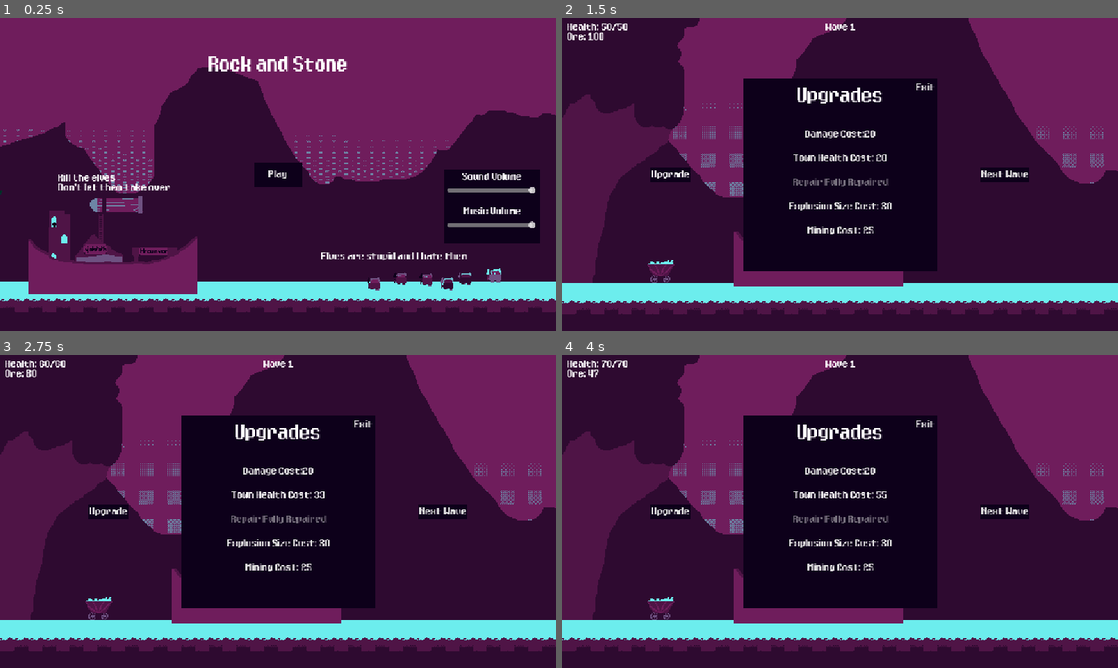
Above: before the commit, frames 1-4 (two rows, left to right).
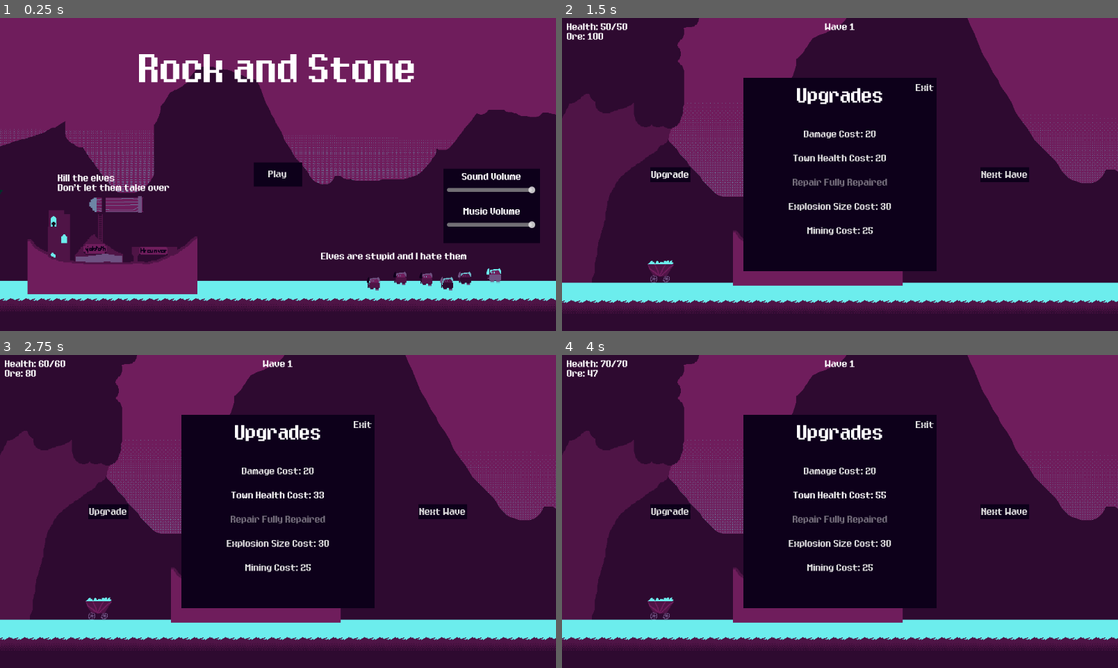
Above: after the commit, the same moments.

Repository: Lucas-Code27/rock-and-stone
Game: Godot game, scene res://Menus/Main_Menu.tscn
Two runs of this game, one before a commit and one after it. Both use one fixed random seed, a clock stepped at 60 frames per second and the inputs below.
Inputs:
- Up to frame 1 (0.25 s): no input
- Up to frame 2 (1.5 s): click "Play" at 0.5 s; click "Upgrade" at 1.25 s
- Up to frame 3 (2.75 s): click "Town Health Cost: 20" at 2 s
- Up to frame 4 (4 s): click "Town Health Cost: 33" at 2.75 s; click "Town Health Cost: 55" at 3.5 s

The runs differ from the first frame. In frame 1, 6.4% of the frame differs, in the area x 0-100%, y 11-94%; in frame 2, 4.6%; in frame 3, 4.6%; in frame 4, 4.6%.

Commit message:
Final Push

Diff:
--- a/Cannon/Cannon.tscn
+++ b/Cannon/Cannon.tscn
@@ -1,13 +1,12 @@
 [gd_scene load_steps=5 format=3 uid="uid://d060bcug1qftm"]
 
-[ext_resource type="Script" path="res://Cannon/cannon.gd" id="1_av6gh"]
+[ext_resource type="Script" uid="uid://bs8ngmo763dj" path="res://Cannon/cannon.gd" id="1_av6gh"]
 [ext_resource type="Texture2D" uid="uid://ce5dc1afb31ac" path="res://Assets/Town/cannon.png" id="1_p7l2n"]
 [ext_resource type="AudioStream" uid="uid://q2wtiy6w1dfm" path="res://Assets/Sounds/click.wav" id="3_3s4hi"]
 [ext_resource type="AudioStream" uid="uid://bt2jdsruhyr33" path="res://Assets/Sounds/explosion(4).wav" id="4_2i8si"]
 
 [node name="Cannon" type="Sprite2D"]
 texture_filter = 1
-position = Vector2(-48, -8)
 texture = ExtResource("1_p7l2n")
 offset = Vector2(41, 1)
 script = ExtResource("1_av6gh")
--- a/Cannon/CannonBall.tscn
+++ b/Cannon/CannonBall.tscn
@@ -1,14 +1,14 @@
-[gd_scene load_steps=3 format=3 uid="uid://c86racshim14b"]
+[gd_scene load_steps=4 format=3 uid="uid://c86racshim14b"]
 
-[ext_resource type="Script" path="res://Cannon/cannon_ball.gd" id="1_8lx45"]
+[ext_resource type="Script" uid="uid://dckp5v7b7vgr6" path="res://Cannon/cannon_ball.gd" id="1_8lx45"]
 [ext_resource type="Texture2D" uid="uid://b8oy7qg2w1r8m" path="res://Assets/Town/cannonball.png" id="2_pb3ys"]
 
-[node name="CannonBall" type="CharacterBody2D"]
-position = Vector2(-1, -1)
-collision_layer = 2
+[sub_resource type="RectangleShape2D" id="RectangleShape2D_ocupw"]
+size = Vector2(16, 16)
+
+[node name="CannonBall" type="Area2D"]
+collision_layer = 0
 collision_mask = 2
-slide_on_ceiling = false
-floor_block_on_wall = false
 script = ExtResource("1_8lx45")
 
 [node name="Sprite2D" type="Sprite2D" parent="."]
@@ -17,20 +17,13 @@
 scale = Vector2(0.5, 0.5)
 texture = ExtResource("2_pb3ys")
 
-[node name="Polygon2D" type="Polygon2D" parent="."]
-visible = false
+[node name="VisibleOnScreenNotifier2D" type="VisibleOnScreenNotifier2D" parent="."]
 position = Vector2(1, 1)
-offset = Vector2(-1, -1)
-polygon = PackedVector2Array(-7, -7, 8, -7, 8, 9, -7, 9)
+scale = Vector2(0.8, 0.8)
 
-[node name="CollisionPolygon2D" type="CollisionPolygon2D" parent="."]
-polygon = PackedVector2Array(-7, -7, 8, -7, 8, 9, -7, 9)
+[node name="CollisionShape2D" type="CollisionShape2D" parent="."]
+position = Vector2(1, 1)
+shape = SubResource("RectangleShape2D_ocupw")
 
-[node name="RayCast2D" type="RayCast2D" parent="."]
-target_position = Vector2(0, 10)
-collision_mask = 2
-hit_from_inside = true
-
-[node name="VisibleOnScreenNotifier2D" type="VisibleOnScreenNotifier2D" parent="."]
-position = Vector2(0.5, 1)
-scale = Vector2(0.75, 0.8)
+[connection signal="body_entered" from="." to="." method="_on_body_entered"]
+[connection signal="screen_exited" from="VisibleOnScreenNotifier2D" to="." method="_on_visible_on_screen_notifier_2d_screen_exited"]
--- a/Cannon/CannonExplode.tscn
+++ b/Cannon/CannonExplode.tscn
@@ -68,8 +68,8 @@
 
 [sub_resource type="AnimationLibrary" id="AnimationLibrary_2qsiu"]
 _data = {
-"RESET": SubResource("Animation_bue14"),
-"fire": SubResource("Animation_gb04v")
+&"RESET": SubResource("Animation_bue14"),
+&"fire": SubResource("Animation_gb04v")
 }
 
 [node name="CannonExplode" type="Area2D"]
@@ -107,7 +107,7 @@
 
 [node name="AnimationPlayer" type="AnimationPlayer" parent="Sprite2D"]
 libraries = {
-"": SubResource("AnimationLibrary_2qsiu")
+&"": SubResource("AnimationLibrary_2qsiu")
 }
 speed_scale = 2.0
 
--- a/Cannon/cannon.gd
+++ b/Cannon/cannon.gd
@@ -10,7 +10,7 @@
 
 var damage:int = 1
 var explodesize: int = 50
-var cooldown:float = 0.3
+var cooldown:float = 0.2
 
 # Called when the node enters the scene tree for the first time.
 func _ready() -> void:
@@ -27,14 +27,14 @@
 			fire()
 			town.ore -= 1
 			town.update_hud()
-		if Input.is_action_just_pressed("fire") and town.ore == 0 or Input.is_action_just_pressed("fire") and $cooldown.time_left > 0:
+		if Input.is_action_just_pressed("fire") and town.ore == 0:
 			$nofire.play()
 	else:
 		global_rotation = 0
 		$Marker2D/Line2D.visible = false
 
 func fire() -> void:
-	var ball_inst = ball.instantiate()
+	var ball_inst:Area2D = ball.instantiate()
 	ball_inst.global_position = $Marker2D.global_position
 	ball_inst.dir = rotation
 	ball_inst.damage = damage
--- a/Cannon/cannon_ball.gd
+++ b/Cannon/cannon_ball.gd
@@ -1,6 +1,6 @@
-extends CharacterBody2D
+extends Area2D
 
-var power: float = 100000
+var speed: float = 25
 var dir: float
 
 var damage: int
@@ -8,25 +8,20 @@
 
 var particle: PackedScene = preload("res://Cannon/CannonExplode.tscn")
 
-func _ready() -> void:
-	if global_rotation < 0:
-		global_rotation = 0
-
 # Called every frame. 'delta' is the elapsed time since the previous frame.
-func _physics_process(delta: float) -> void:
-	velocity = Vector2(power * delta,0).rotated(dir)
-	move_and_slide()
-
-	if $RayCast2D.is_colliding() == true:
-		call_deferred("particle_spawn")
-		queue_free()
-
-	if $VisibleOnScreenNotifier2D.is_on_screen() == false:
-		queue_free()
+func _physics_process(_delta: float) -> void:
+	global_position += Vector2.RIGHT.rotated(dir) * speed
 
 func particle_spawn() -> void:
-	var part_inst = particle.instantiate()
+	var part_inst:Area2D = particle.instantiate()
 	part_inst.global_position = global_position
 	part_inst.damage = damage
 	part_inst.explodesize = explodesize
 	get_parent().add_child(part_inst)
+
+func _on_body_entered(_body: Node2D) -> void:
+	call_deferred("particle_spawn")
+	queue_free()
+
+func _on_visible_on_screen_notifier_2d_screen_exited() -> void:
+	queue_free()
--- a/Enemy/Footsoldier/footsoldier.tscn
+++ b/Enemy/Footsoldier/footsoldier.tscn
@@ -1,8 +1,7 @@
-[gd_scene load_steps=7 format=3 uid="uid://3ywquf7qax8j"]
+[gd_scene load_steps=6 format=3 uid="uid://3ywquf7qax8j"]
 
 [ext_resource type="PackedScene" uid="uid://dqrqw1mmqoscf" path="res://Enemy/TestEnemy.tscn" id="1_tsgau"]
 [ext_resource type="Texture2D" uid="uid://n7w34k776s3r" path="res://Assets/Enemy/light-Sheet.png" id="2_wa5k7"]
-[ext_resource type="AudioStream" uid="uid://c0fpm487i4l8r" path="res://Assets/Sounds/hitHurt(1).wav" id="3_l60v8"]
 
 [sub_resource type="Animation" id="Animation_cp6v2"]
 length = 0.001
@@ -39,11 +38,12 @@
 
 [sub_resource type="AnimationLibrary" id="AnimationLibrary_1ksx3"]
 _data = {
-"RESET": SubResource("Animation_cp6v2"),
-"walking": SubResource("Animation_ks10d")
+&"RESET": SubResource("Animation_cp6v2"),
+&"walking": SubResource("Animation_ks10d")
 }
 
 [node name="TestEnemy" instance=ExtResource("1_tsgau")]
+metadata/acceleration = 45
 metadata/maxspeed = 210
 metadata/maxhp = 1
 metadata/recovery = 4
@@ -56,12 +56,8 @@
 
 [node name="AnimationPlayer" type="AnimationPlayer" parent="Sprite2D" index="0"]
 libraries = {
-"": SubResource("AnimationLibrary_1ksx3")
+&"": SubResource("AnimationLibrary_1ksx3")
 }
 
 [node name="CollisionShape2D" parent="." index="1"]
-position = Vector2(-2.5, 1.5)
-
-[node name="hurt" type="AudioStreamPlayer" parent="." index="2"]
-stream = ExtResource("3_l60v8")
-bus = &"Sound"
+position = Vector2(-2.5, 1.75)
--- a/Enemy/Heavy/heavy.tscn
+++ b/Enemy/Heavy/heavy.tscn
@@ -1,8 +1,7 @@
-[gd_scene load_steps=7 format=3 uid="uid://bc41w356hbl23"]
+[gd_scene load_steps=6 format=3 uid="uid://bc41w356hbl23"]
 
 [ext_resource type="PackedScene" uid="uid://dqrqw1mmqoscf" path="res://Enemy/TestEnemy.tscn" id="1_mdfuw"]
 [ext_resource type="Texture2D" uid="uid://cmu1pcmu01mrb" path="res://Assets/Enemy/Heavy-Sheet.png" id="2_axc4x"]
-[ext_resource type="AudioStream" uid="uid://c0fpm487i4l8r" path="res://Assets/Sounds/hitHurt(1).wav" id="3_o0ksw"]
 
 [sub_resource type="Animation" id="Animation_7gwno"]
 length = 0.001
@@ -39,12 +38,11 @@
 
 [sub_resource type="AnimationLibrary" id="AnimationLibrary_8e0qx"]
 _data = {
-"RESET": SubResource("Animation_7gwno"),
-"walking": SubResource("Animation_3yapj")
+&"RESET": SubResource("Animation_7gwno"),
+&"walking": SubResource("Animation_3yapj")
 }
 
 [node name="TestEnemy" instance=ExtResource("1_mdfuw")]
-metadata/acceleration = 30
 metadata/maxspeed = 160
 metadata/maxhp = 4
 metadata/recovery = 10
@@ -58,12 +56,8 @@
 
 [node name="AnimationPlayer" type="AnimationPlayer" parent="Sprite2D" index="0"]
 libraries = {
-"": SubResource("AnimationLibrary_8e0qx")
+&"": SubResource("AnimationLibrary_8e0qx")
 }
 
 [node name="CollisionShape2D" parent="." index="1"]
-position = Vector2(0, 0)
-
-[node name="hurt" type="AudioStreamPlayer" parent="." index="2"]
-stream = ExtResource("3_o0ksw")
-bus = &"Sound"
+position = Vector2(-1, 0.625)
--- a/Enemy/Medium/medium.tscn
+++ b/Enemy/Medium/medium.tscn
@@ -1,8 +1,7 @@
-[gd_scene load_steps=7 format=3 uid="uid://cbv1tvuwvgwpn"]
+[gd_scene load_steps=6 format=3 uid="uid://cbv1tvuwvgwpn"]
 
 [ext_resource type="PackedScene" uid="uid://dqrqw1mmqoscf" path="res://Enemy/TestEnemy.tscn" id="1_yafuc"]
 [ext_resource type="Texture2D" uid="uid://c65ioth4ifbcv" path="res://Assets/Enemy/medium-Sheet.png" id="2_v1qeg"]
-[ext_resource type="AudioStream" uid="uid://c0fpm487i4l8r" path="res://Assets/Sounds/hitHurt(1).wav" id="3_cw2h7"]
 
 [sub_resource type="Animation" id="Animation_0u5g2"]
 length = 0.001
@@ -38,8 +37,8 @@
 
 [sub_resource type="AnimationLibrary" id="AnimationLibrary_f2dw1"]
 _data = {
-"RESET": SubResource("Animation_0u5g2"),
-"walking": SubResource("Animation_me6lm")
+&"RESET": SubResource("Animation_0u5g2"),
+&"walking": SubResource("Animation_me6lm")
 }
 
 [node name="TestEnemy" instance=ExtResource("1_yafuc")]
@@ -55,12 +54,8 @@
 
 [node name="AnimationPlayer" type="AnimationPlayer" parent="Sprite2D" index="0"]
 libraries = {
-"": SubResource("AnimationLibrary_f2dw1")
+&"": SubResource("AnimationLibrary_f2dw1")
 }
 
 [node name="CollisionShape2D" parent="." index="1"]
-position = Vector2(-2, 3)
-
-[node name="hurt" type="AudioStreamPlayer" parent="." index="2"]
-stream = ExtResource("3_cw2h7")
-bus = &"Sound"
+position = Vector2(-2.5, 2)
--- a/Enemy/TestEnemy.tscn
+++ b/Enemy/TestEnemy.tscn
@@ -1,9 +1,9 @@
 [gd_scene load_steps=3 format=3 uid="uid://dqrqw1mmqoscf"]
 
-[ext_resource type="Script" path="res://Enemy/enemy.gd" id="1_hah5a"]
+[ext_resource type="Script" uid="uid://jbdre08l5xoc" path="res://Enemy/enemy.gd" id="1_hah5a"]
 
 [sub_resource type="RectangleShape2D" id="RectangleShape2D_28wl5"]
-size = Vector2(17, 22)
+size = Vector2(30, 31.25)
 
 [node name="TestEnemy" type="CharacterBody2D"]
 collision_layer = 8
--- a/Enemy/death.gd
+++ b/Enemy/death.gd
@@ -5,6 +5,5 @@
 func _ready() -> void:
 	self.emitting = true
 
-func _process(_delta: float) -> void:
-	if self.emitting == false:
-		queue_free()
+func _on_finished() -> void:
+	queue_free()
--- a/Enemy/death.tscn
+++ b/Enemy/death.tscn
@@ -1,10 +1,11 @@
 [gd_scene load_steps=2 format=3 uid="uid://dnjplwoq22nbd"]
 
-[ext_resource type="Script" path="res://Enemy/death.gd" id="1_btj2b"]
+[ext_resource type="Script" uid="uid://pw25ryy62epi" path="res://Enemy/death.gd" id="1_btj2b"]
 
 [node name="Death" type="CPUParticles2D"]
 z_index = -1
 emitting = false
+amount = 2
 lifetime = 2.0
 one_shot = true
 explosiveness = 0.9
@@ -18,3 +19,5 @@
 scale_amount_max = 4.0
 color = Color(0.423529, 0.929412, 0.929412, 1)
 script = ExtResource("1_btj2b")
+
+[connection signal="finished" from="." to="." method="_on_finished"]
--- a/Enemy/enemy.gd
+++ b/Enemy/enemy.gd
@@ -2,7 +2,7 @@
 
 var spawner: Marker2D
 
-#@onready var part: PackedScene = preload("res://Enemy/death.tscn")
+@onready var part: PackedScene = preload("res://Enemy/death.tscn")
 
 var accel: int
 var maxspeed: int
@@ -11,8 +11,6 @@
 var recovery:int
 var damage:int
 var weight:int
-
-var deltatime: float
 
 # Called when the node enters the scene tree for the first time.
 func _ready() -> void:
@@ -31,12 +29,10 @@
 
 # Called every frame. 'delta' is the elapsed time since the previous frame.
 func _physics_process(delta: float) -> void:
-	deltatime = delta
+	velocity.y += get_gravity().y * delta
 
-	velocity.x += accel * delta * -1
-	velocity.y += get_gravity().y * delta
-	if is_on_floor() and velocity.y > 0:
-		velocity.y = 0
+	if is_on_floor():
+		velocity.x -= accel * delta
 	if is_on_floor() and velocity.x > 0:
 		velocity.x -= recovery
 	if velocity.x < -maxspeed:
@@ -44,16 +40,15 @@
 	move_and_slide()
 
 func hurt(damage:int) -> void:
-	$hurt.play()
 	hp -= damage
 	if hp < 1:
 		spawner.enemiesalive -= 1
-		#var part_inst = part.instantiate()
-		#part_inst.global_position = global_position
-		#get_parent().add_child(part_inst)
+		var part_inst:CPUParticles2D = part.instantiate()
+		part_inst.global_position = global_position
+		get_parent().add_child(part_inst)
 		queue_free()
 	else:
-		velocity = Vector2((200)-weight,((-get_gravity().y * 25) * deltatime)-weight)
+		velocity = Vector2(200 - weight,(-get_gravity().y * 25) * get_physics_process_delta_time() - weight)
 
 #func _on_area_2d_area_entered(area: Area2D) -> void:
 	#if area.is_in_group("playerattack"):
--- a/Enemy/spawner.gd
+++ b/Enemy/spawner.gd
@@ -68,7 +68,7 @@
 
 func spawn() -> void:
 	var pick: int = randi_range(1,6)
-	var enem_inst = null
+	var enem_inst:CharacterBody2D = null
 
 	if pick < 4 or wave == 1 and pick < 7:
 		enem_inst = light.instantiate()
--- a/Menus/Main_Menu.tscn
+++ b/Menus/Main_Menu.tscn
@@ -13,10 +13,10 @@
 [ext_resource type="Texture2D" uid="uid://c65ioth4ifbcv" path="res://Assets/Enemy/medium-Sheet.png" id="11_g28kd"]
 [ext_resource type="PackedScene" uid="uid://d060bcug1qftm" path="res://Cannon/Cannon.tscn" id="12_3m2ub"]
 [ext_resource type="PackedScene" uid="uid://dpwb8ym7fl65y" path="res://Town/town.tscn" id="12_bejfw"]
-[ext_resource type="Script" path="res://Menus/volume_slider.gd" id="14_go8mc"]
+[ext_resource type="Script" uid="uid://b8gs5kdt8cq4" path="res://Menus/volume_slider.gd" id="14_go8mc"]
 
 [sub_resource type="LabelSettings" id="LabelSettings_sa0e2"]
-font_size = 32
+font_size = 64
 
 [sub_resource type="TileSetAtlasSource" id="TileSetAtlasSource_1ex5m"]
 texture = ExtResource("8_bfxiq")
--- a/Menus/hud.gd
+++ b/Menus/hud.gd
@@ -20,7 +20,7 @@
 	$Wave.text = "Wave " + str(wave)
 
 
-func update_hud():
+func update_hud() -> void:
 	$Ore.text = "Ore: " + str(ore)
 	$Health.text = "Health: " + str(health) + "/" + str(maxhealth)
 	$Wave.text = "Wave " + str(wave)
--- a/Menus/main_menu.gd
+++ b/Menus/main_menu.gd
@@ -1,5 +1,4 @@
 extends Control
-
 
 @onready var level: PackedScene = preload("res://Test_Map.tscn")
 
--- a/Menus/pre_wave.gd
+++ b/Menus/pre_wave.gd
@@ -16,7 +16,7 @@
 
 
 func _on_upgrades_pressed() -> void:
-	var upmen_inst = upmen.instantiate()
+	var upmen_inst:Control = upmen.instantiate()
 	upmen_inst.parent = self
 	get_parent().add_child(upmen_inst)
 	$select.play()
--- a/Menus/upgrade.gd
+++ b/Menus/upgrade.gd
@@ -20,7 +20,7 @@
 var maxhpcost:int
 var repaircost: int
 
-func _ready():
+func _ready() -> void:
 	cannon = get_parent().get_parent().get_node("Cannon")
 	damage = cannon.damage
 	expsize = cannon.explodesize
@@ -37,7 +37,7 @@
 	maxhpcost = storage.maxhpcost
 	repaircost = storage.repaircost
 
-	$Damage.text = "Damage " + "Cost:" + str(damagecost)
+	$Damage.text = "Damage " + "Cost: " + str(damagecost)
 	$MaxHealth.text = "Town Health " + "Cost: " + str(maxhpcost)
 	$Explosionsize.text = "Explosion Size " + "Cost: " + str(sizecost)
 	$Economy.text = "Mining " + "Cost: " + str(ecomcost)
--- a/Test_Map.tscn
+++ b/Test_Map.tscn
@@ -29,7 +29,7 @@
 [sub_resource type="TileSet" id="TileSet_aogit"]
 tile_size = Vector2i(32, 32)
 physics_layer_0/collision_layer = 15
-physics_layer_0/collision_mask = 15
+physics_layer_0/collision_mask = 0
 sources/0 = SubResource("TileSetAtlasSource_25fr4")
 
 [node name="Node2D" type="Node2D" node_paths=PackedStringArray("spawner", "camera", "town", "hud")]
--- a/Town/town.gd
+++ b/Town/town.gd
@@ -9,14 +9,13 @@
 
 var health: int = 50
 var maxhealth: int = 50
-var defense: float = 0
 var ecom: int = 20
 
 var ore: int = 100
 
 func _on_body_entered(body: Node2D) -> void:
-	if body.is_in_group("enemy"):
-		var damage: int = round(body.damage - defense)
+	if body.is_class("CharacterBody2D"):
+		var damage: int = body.damage
 
 		if damage < 1:
 			damage = 1
@@ -38,7 +37,7 @@
 		get_tree().change_scene_to_packed(losescreen)
 
 func money(wave: int) -> void:
-	ore += ecom + wave*10
+	ore += ecom + round(pow(wave*10,1.2))
 	hud.ore = ore
 	hud.update_hud()
 
--- a/project.godot
+++ b/project.godot
@@ -14,16 +14,26 @@
 config/version="1.1"
 config/tags=PackedStringArray("gamejam")
 run/main_scene="res://Menus/Main_Menu.tscn"
-config/features=PackedStringArray("4.3", "Forward Plus")
+config/features=PackedStringArray("4.4", "Forward Plus")
 config/icon="res://Assets/icon256.png"
+
+[debug]
+
+gdscript/warnings/untyped_declaration=1
+gdscript/warnings/inferred_declaration=1
 
 [display]
 
-window/stretch/mode="canvas_items"
+window/stretch/mode="viewport"
+window/stretch/scale_mode="integer"
 
 [editor]
 
 movie_writer/movie_file="C:/Users/Lucas/Documents/Godot Projects/rock-and-stone/moviemaker/record.avi"
+
+[gui]
+
+theme/custom_font="uid://c2lvchvy6wmgl"
 
 [input]
 
@@ -46,3 +56,5 @@
 [rendering]
 
 textures/canvas_textures/default_texture_filter=0
+renderer/rendering_method="gl_compatibility"
+renderer/rendering_method.mobile="gl_compatibility"
Not shown, changed: Assets/EightBitDragon-anqx.ttf.import
Not shown: 1 places in Cannon/CannonExplode.tscn that only renumber resources
Not shown, added: Cannon/cannon.gd.uid
Not shown, added: Cannon/cannon_ball.gd.uid
Not shown, added: Cannon/cannon_explode.gd.uid
Not shown: 1 places in Enemy/Spawner.tscn that only renumber resources
Not shown, added: Enemy/death.gd.uid
Not shown, added: Enemy/enemy.gd.uid
Not shown, added: Enemy/spawner.gd.uid
Not shown, added: Game_State.gd.uid
Not shown: 1 places in Menus/HUD.tscn that only renumber resources
Not shown: 1 places in Menus/Main_Menu.tscn that only renumber resources
(and 18 more such lines)
